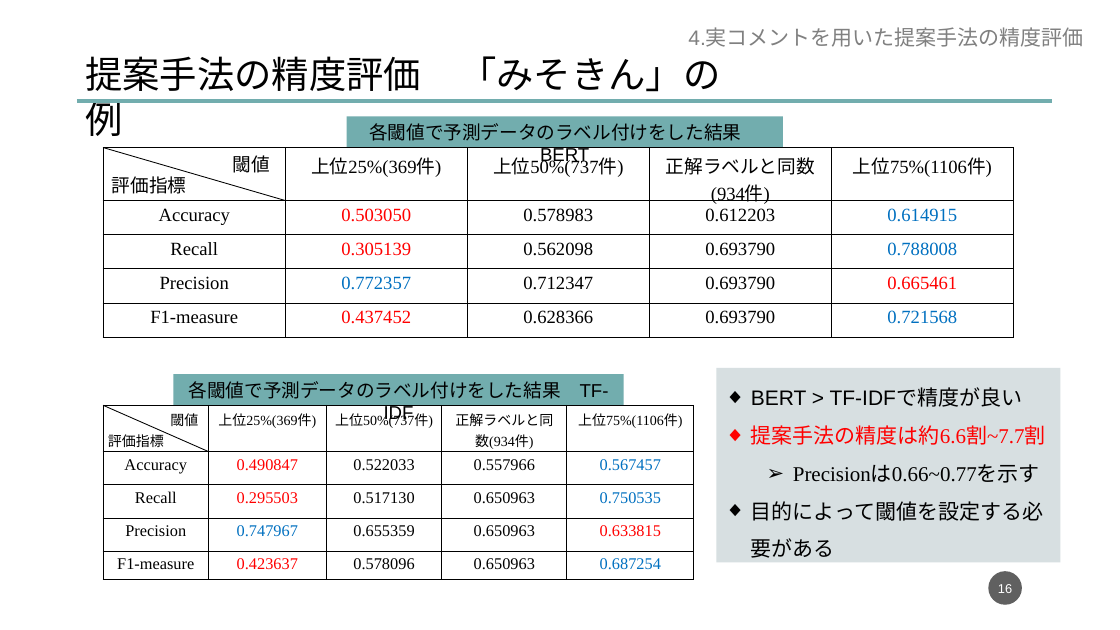
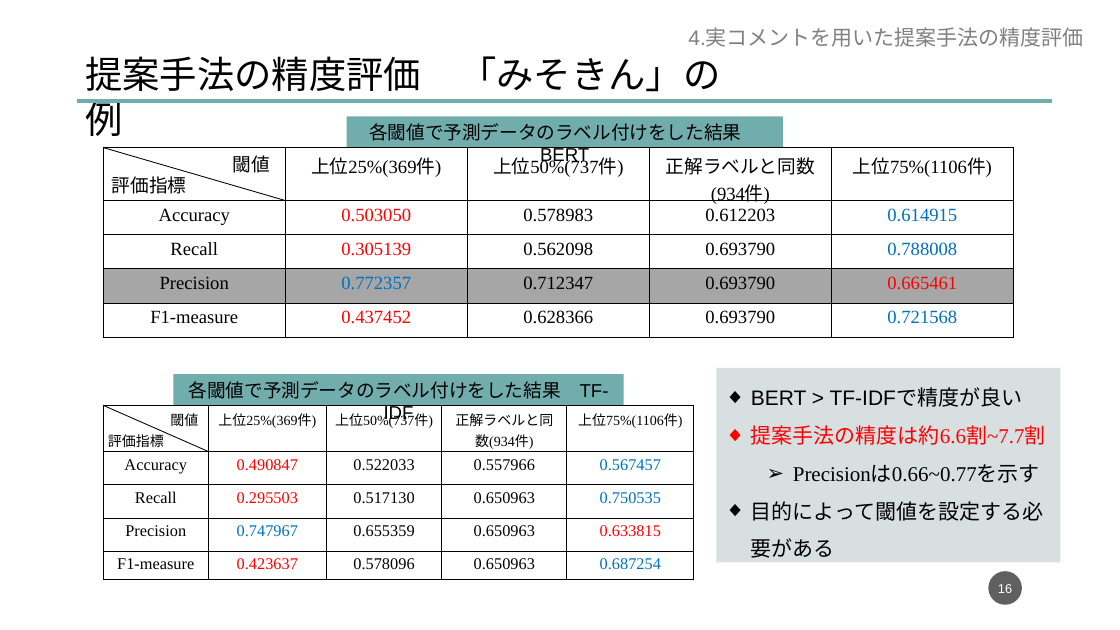
Before and after one commit to dora937nishikori/investigation, a slide deck: slide 16 of 修論/修論発表資料.pptx. Drawn at 1120x630 pixels with LibreOffice and Linux fonts; fonts in the diff are those of the drawing. Boxes give left, top, right and bottom in pixels: in the first picture for what was removed or moved away, otherwise in the second. Text is boxed around its words. In the diff, an @@ line names an element or a change of style, - is before the commit and + after.

```diff
--- a/修論/修論発表資料.pptx
+++ b/修論/修論発表資料.pptx
@@ table at [103, 148, 1015, 338] @@
@@ fill none to #A6A6A6 in row 4 @@
```
Also in this commit, not shown: 8 other slides changed.
